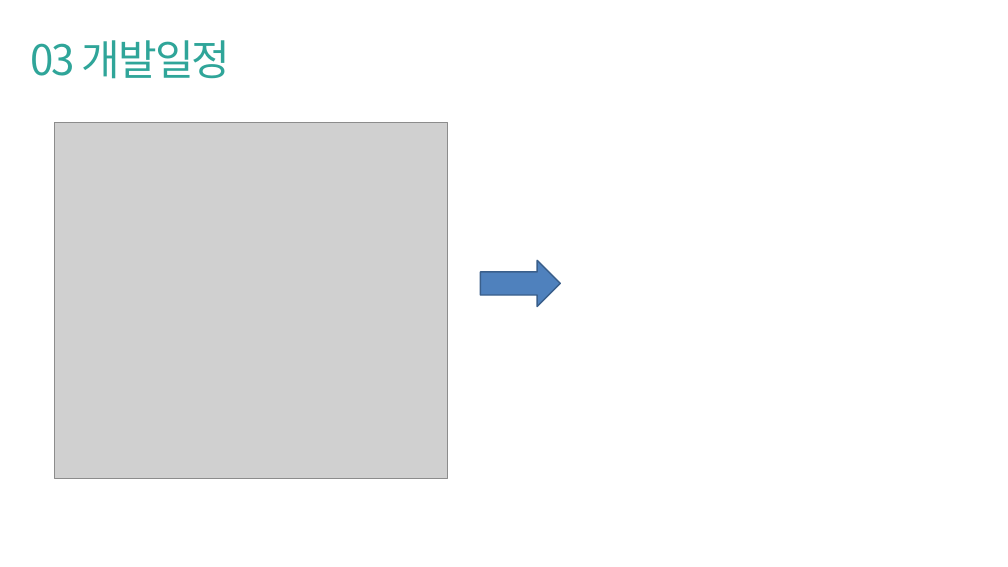
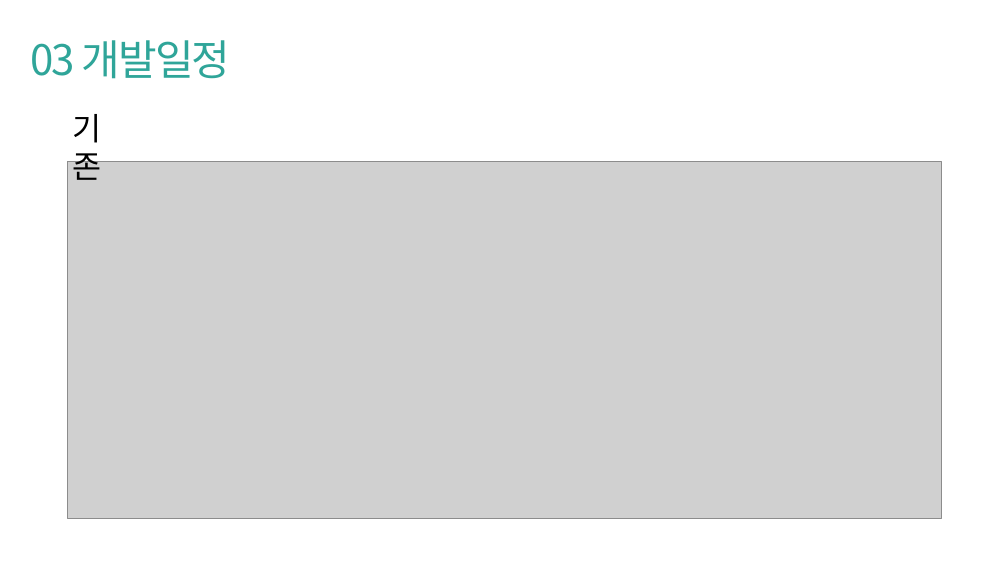
Before and after one commit to pknu-wap/2021_APP_TEAM4, a slide deck: slide 5 of WAP_APP_3 중간발표.pptx. Drawn at 1008x567 pixels with LibreOffice and Linux fonts; fonts in the diff are those of the drawing; grey boxes stand for pictures. Boxes give left, top, right and bottom in pixels: in the first picture for what was removed or moved away, otherwise in the second. Text is boxed around its words. In the diff, an @@ line names an element or a change of style, - is before the commit and + after.

```diff
--- a/WAP_APP_3 중간발표.pptx
+++ b/WAP_APP_3 중간발표.pptx
@@ text added at box(72, 114, 101, 180), 45 pt, text #000000 @@
+기존
@@ picture: place and size @@
-picture at box(54, 122, 448, 479)
+picture at box(67, 162, 940, 518)
@@ right arrow removed at box(480, 261, 560, 307) @@
```
Also in this commit, not shown: 1 other slide changed, 3 slides added.
